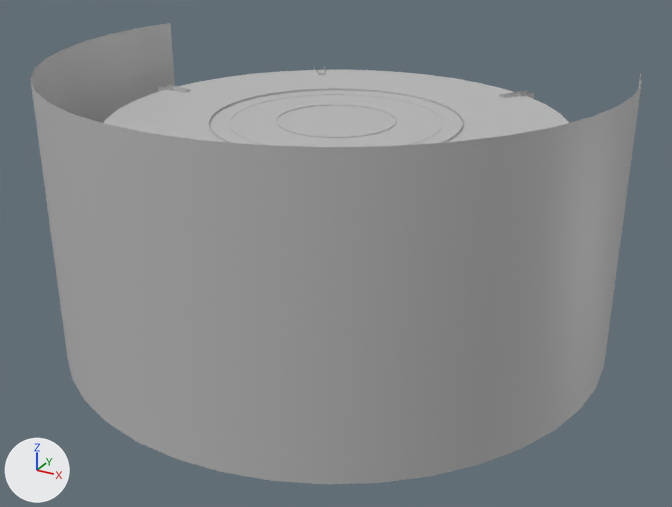
A saved change to the FBX model Assets/_Project/3D Assets/Menu/Mesh/SalaMenu.fbx.
Rendered twice from a camera (50 mm lens) standing at (13.47, -24.5, 13.23) and looking at (0.57, -1.06, 1.51). Every picture has the same lights, and +X, +Y and +Z are marked at lower left. Where no turn or scale is listed for an object, it has been applied to the vertices.

The older version as bpy lines, for what is in view:
```python
me_mesh_001 = bpy.data.meshes.new('Mesh.001')
me_mesh_001.from_pydata(...)  # 59 vertices, 58 faces; spans x -7.13..7.13, y -7.13..7.13, z 5.45
me_mesh_001.materials.append(mat_m_techosuelo)  # grey #bcbcbc
me_mesh_003 = bpy.data.meshes.new('Mesh.003')
me_mesh_003.from_pydata(...)  # 480 vertices, 400 faces; spans x -3.88..3.88, y -3.88..3.88, z 5.36..5.51
me_mesh_003.materials.append(mat_m_estructura)  # grey #bcbcbc
me_mesh_005 = bpy.data.meshes.new('Mesh.005')
me_mesh_005.from_pydata(...)  # 50 vertices, 24 faces; spans x -8.8..8.8, y -8.8..2.7, z -1.5..7.3
me_mesh_005.materials.append(mat_m_fondo)  # grey #bcbcbc
ob_fondo = bpy.data.objects.new('Fondo', me_mesh_005)
ob_fondo.location = (0.0, 0.0, 0.0)
ob_luces_techo = bpy.data.objects.new('Luces_Techo', me_mesh_003)
ob_luces_techo.location = (0.0, 0.0, 0.0)
ob_techo = bpy.data.objects.new('Techo', me_mesh_001)
ob_techo.location = (0.0, 0.0, 0.0)
```
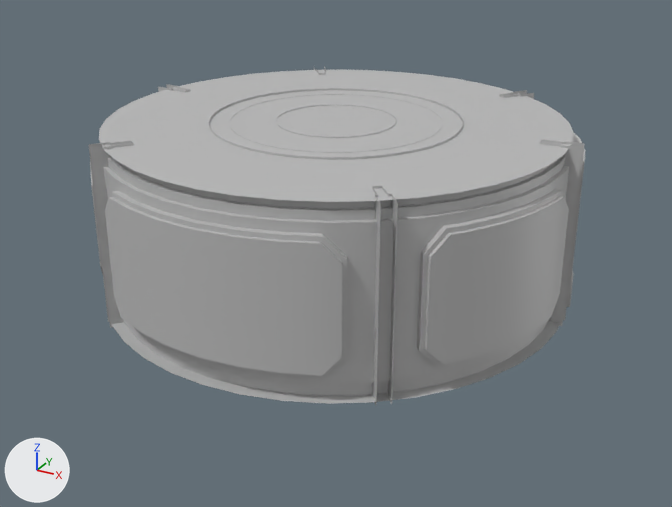
Pixel boxes (x1, y1, x2, y2) of what changed, in the pictures (672 x 507 px):
'Fondo', deleted
    before: (30, 23, 642, 484)
'BasePantallas', added
    after: (567, 270, 574, 307)
'Estructura', unchanged, uncovered by the edit
    before: (158, 66, 534, 99)
    after: (89, 66, 586, 404)
'Suelo', unchanged, uncovered by the edit
    after: (112, 321, 560, 404)

Diff of the bpy script that builds the scene:
```diff
--- a/Assets/_Project/3D Assets/Menu/Mesh/SalaMenu.fbx.py
+++ b/Assets/_Project/3D Assets/Menu/Mesh/SalaMenu.fbx.py
@@ me_mesh_1 @@
+me_mesh_1.from_pydata(...)  # 154 vertices, 130 faces; spans x -7.21..7.34, y 1.52..5.72, z 0.0..0.97
+me_mesh_1.materials.append(mat_m_techosuelo)  # grey #bcbcbc
@@ ob_fondo @@
-ob_fondo = bpy.data.objects.new('Fondo', me_mesh_005)
-ob_fondo.location = (0.0, 0.0, 0.0)
@@ ob_basepantallas @@
+ob_basepantallas = bpy.data.objects.new('BasePantallas', me_mesh_1)
+ob_basepantallas.location = (0.0, 0.0, 0.0)
```
